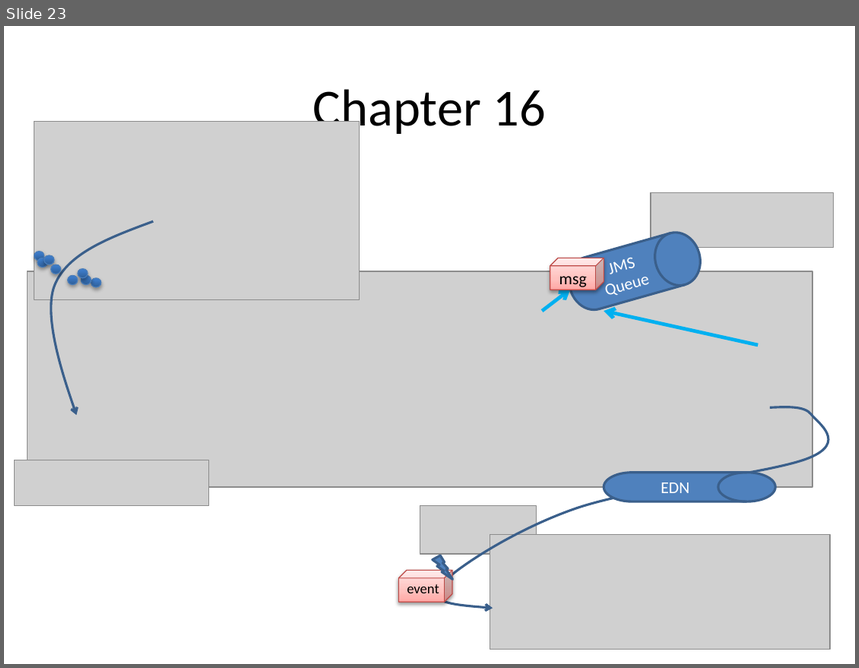
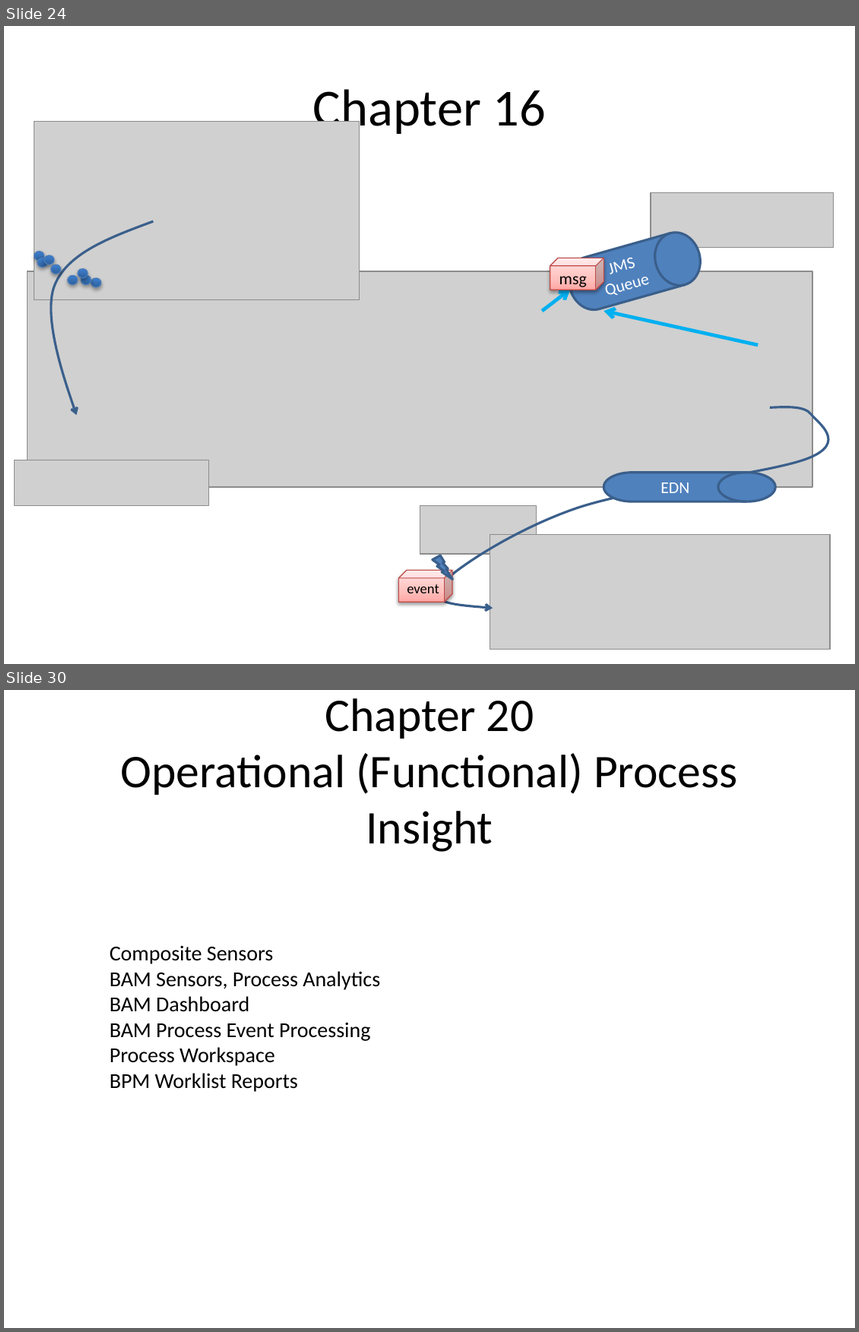
Before and after one commit to lucasjellema/soasuitehandbook, a slide deck: ChapterOverviews_picturesOfService.pptx. Shown one above the other, each under a label of ours: slide 23 before the commit, slides 24 and 30 after it; the slides between them are not shown. The pictures are 859x668 and 859x1332 pixels, drawn with LibreOffice and Linux fonts; fonts in the diff are those of the drawing; grey boxes stand for pictures. Boxes give left, top, right and bottom in pixels: in the first picture for what was removed or moved away, otherwise in the second. Text is boxed around its words. In the diff, an @@ line names an element or a change of style, - is before the commit and + after.

```diff
--- a/ChapterOverviews_picturesOfService.pptx
+++ b/ChapterOverviews_picturesOfService.pptx
@@ slide 30 added at (4,690,855,1328), background #FFFFFF @@
@@ title added at (121,698,737,852), 39.6 pt, text #000000 @@
+Chapter 20
+Operational (Functional) Process Insight
@@ text added at (110,945,380,1092), 18 pt, text #000000 @@
+Composite Sensors
+BAM Sensors, Process Analytics
+BAM Dashboard
+BAM Process Event Processing
+Process Workspace
+BPM Worklist Reports
@@ what was slide 23 is now slide 24 @@
```
Also in this commit, not shown: 7 other slides added, 1 slide removed, 3 other files.
